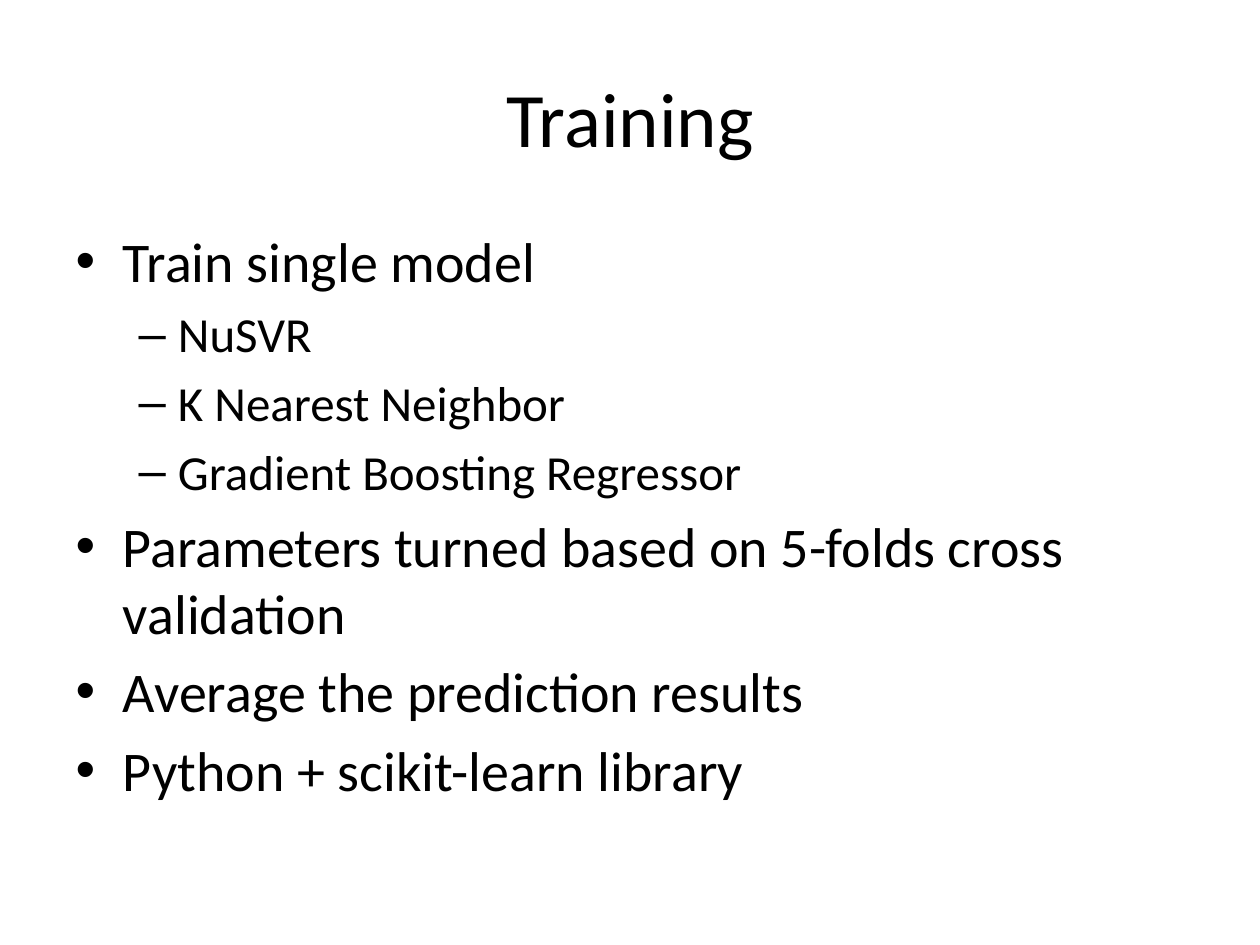
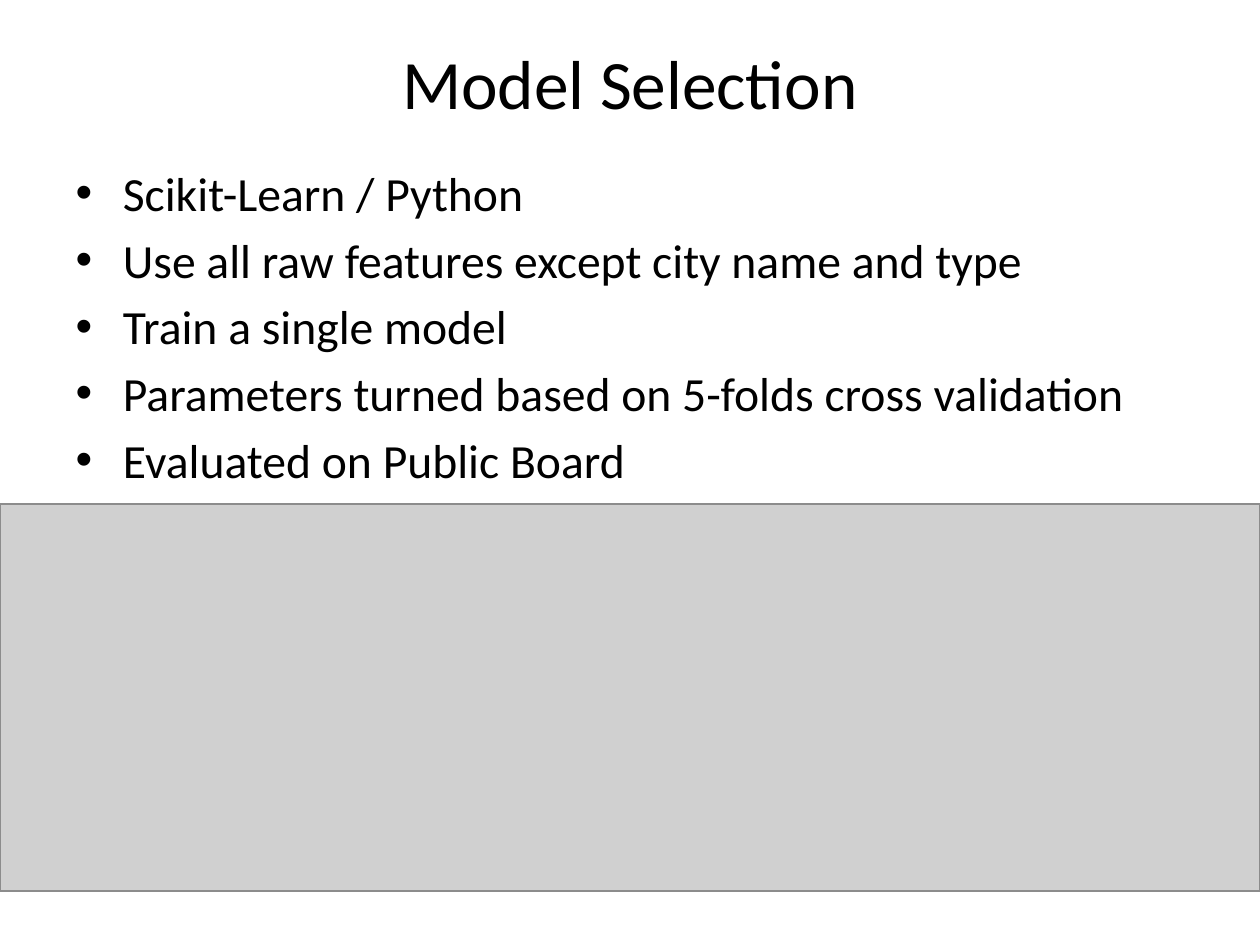
Before and after one commit to hxwang/revenue-prediction, a slide deck: slide 12 of doc/presentation/revenue-prediction.pptx. Drawn at 1260x945 pixels with LibreOffice and Linux fonts; fonts in the diff are those of the drawing; grey boxes stand for pictures. Boxes give left, top, right and bottom in pixels: in the first picture for what was removed or moved away, otherwise in the second. Text is boxed around its words. In the diff, an @@ line names an element or a change of style, - is before the commit and + after.

```diff
--- a/doc/presentation/revenue-prediction.pptx
+++ b/doc/presentation/revenue-prediction.pptx
@@ title at box(402, 61, 857, 110): text changed; size 44 to 39.6 pt @@
-Training
+Model Selection
@@ text "Scikit-Learn / Python": place and size @@
-text "Scikit-Learn / Python" at box(123, 243, 1064, 800)
+text "Scikit-Learn / Python" at box(123, 178, 1124, 479)
@@ text at box(123, 178, 1021, 353): text changed; size 28 to 27.2 pt @@
-• Train single model
-  – NuSVR
-  – K Nearest Neighbor
-  – Gradient Boosting Regressor
+• Scikit-Learn / Python
+• Use all raw features except city name and type
+• Train a single model
@@ text at box(123, 378, 1124, 412): size 32 to 27.2 pt in "Parameters turned based on 5-folds cross validation" @@
@@ text at box(123, 445, 625, 479): text changed; size 32 to 27.2 pt @@
-• Average the prediction results
-• Python + scikit-learn library
+• Evaluated on Public Board
@@ picture added at box(0, 504, 1260, 891) @@
```
Also in this commit, not shown: 8 other slides changed, 1 slide added, 5 other files.
